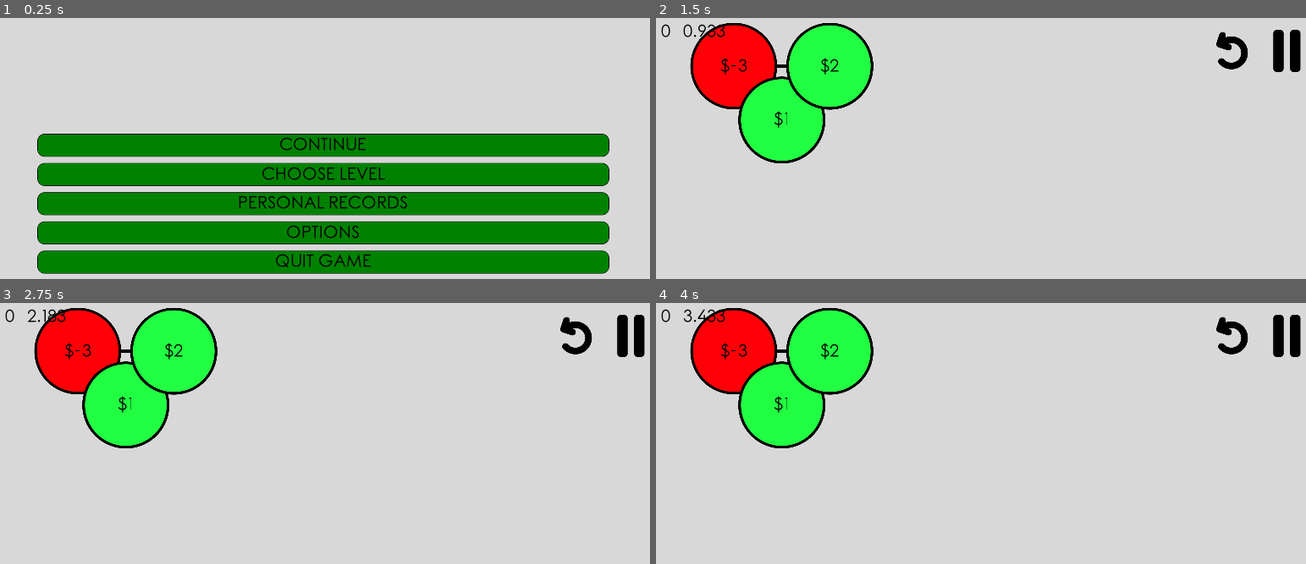
Above: before the commit, frames 1-4 (two rows, left to right).
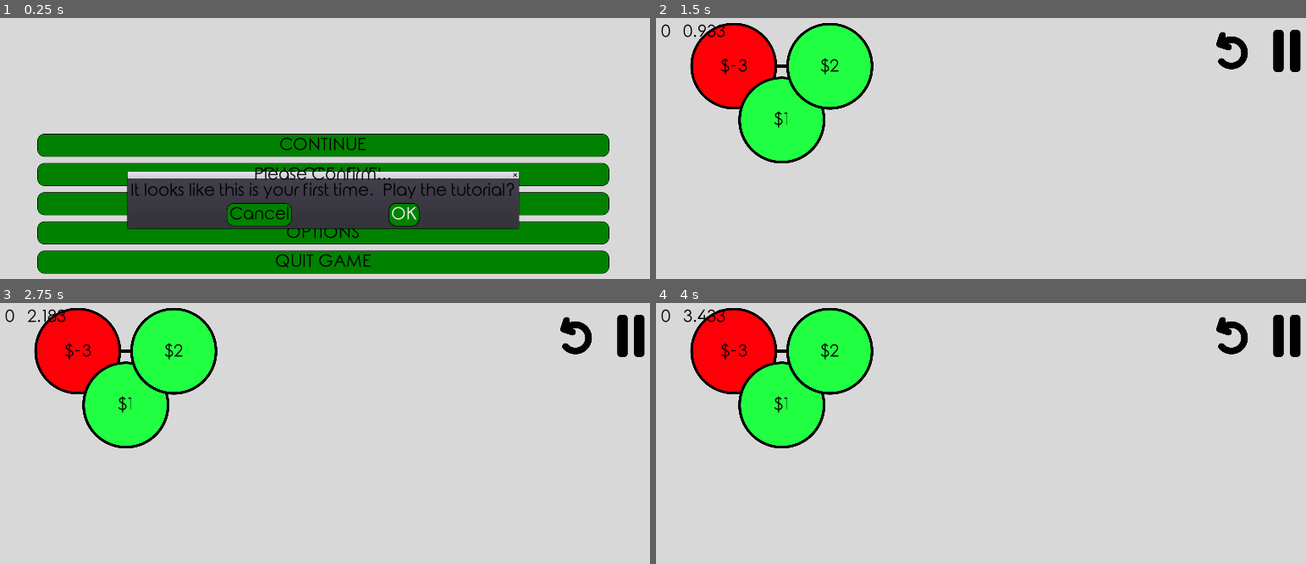
Above: after the commit, the same moments.

Repository: Inglo-Games/dollar-shuffle
Game: Godot game, scene res://scenes/main_menu.tscn
Same seed, same stepped clock (60 frames per second), same inputs: the game is played once before the commit and once after it.
Inputs (mouse positions are in pixels of both pictures, inside the frame that each line leads up to):
- Up to frame 1 (0.25 s): no input
- Up to frame 2 (1.5 s): click "CONTINUE" at 0.5 s; click "CONTINUE" at 1.25 s
- Up to frame 3 (2.75 s): click "CHOOSE LEVEL" at 2 s
- Up to frame 4 (4 s): click "PERSONAL RECORDS" at 2.75 s; click (1234, 336) at 3.5 s

The runs differ from the first frame. In frame 1, 13% of the frame differs, in the area x 19-80%, y 56-81%; in frame 2, less than 0.1%; in frame 3, less than 0.1%; in frame 4, less than 0.1%.

Commit message:
Adding popup for new users that opens tutorial levels

Diff:
--- a/scripts/main_menu.gd
+++ b/scripts/main_menu.gd
@@ -17,6 +17,13 @@
 			get_node("background").color = globals.BACK_DARK
 		_:
 			get_node("background").color = globals.BACK_LIGHT
+	# Check if user has completed tutorials
+	if !globals.user_data.has("tutorials"):
+		# If not, add a var to the file and write it
+		globals.user_data["tutorials"] = true
+		globals.update_last_level()
+		# Show the tutorials popup
+		tut_popup()
 	# Connect buttons to respective functions
 	cont_btn.connect("pressed", self, "return_level")
 	level_btn.connect("pressed", self, "choose_level")
@@ -42,6 +49,22 @@
 func open_options():
 	get_tree().change_scene("res://scenes/opts_menu.tscn")
 
+# Open the tutorial levels
+func open_tutorials():
+	self.queue_free()
+	get_tree().change_scene("res://scenes/tutorial.tscn")
+
 # Close the game
 func quit_game():
 	get_tree().quit()
+
+# Create a popup for new users
+func tut_popup():
+	# Create a popup asking if user wants to play the tutorial
+	var popup = ConfirmationDialog.new()
+	popup.get_label().set_text("It looks like this is your first time.  Play the tutorial?")
+	# Set the affirmative button to open the tutorials
+	popup.get_ok().connect("pressed", self, "open_tutorials")
+	# Show popup
+	add_child(popup)
+	popup.popup_centered_minsize()
